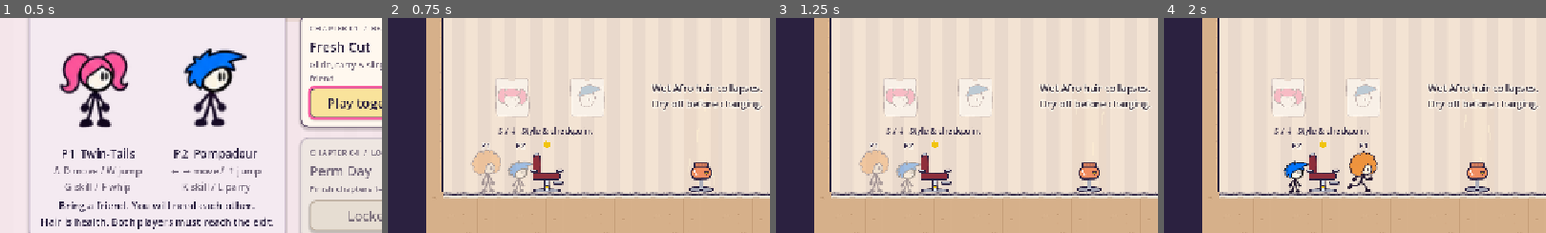
Above: before the commit, frames 1-4 (left to right).
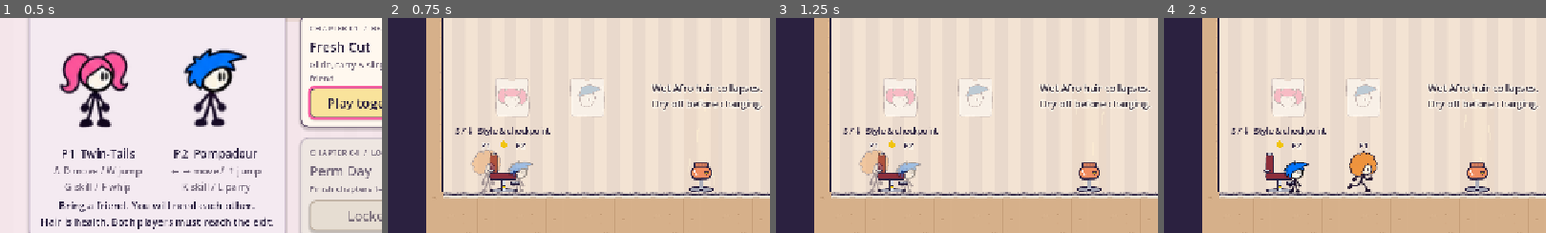
Above: after the commit, the same moments.

Repository: ZSYUYIIE/ohnomyhair
Game: Godot game, scene res://scenes/ui/main_menu.tscn
Same seed, same stepped clock (60 frames per second), same inputs: the game is played once before the commit and once after it.
Inputs (mouse positions are % of the whole screen's width and height, from its top left):
- Up to frame 1 (0.5 s): no input
- Up to frame 2 (0.75 s): click "Style Lab" at 0.5 s
- Up to frame 3 (1.25 s): no input
- Up to frame 4 (2 s): tap Enter (ui_accept) at 1.25 s; move the mouse to (72, 45) at 1.27 s; hold D (p1_right) from 1.28 s (still down); tap Z at 1.35 s; click (72, 45) at 1.42 s; tap W (p1_jump) at 1.52 s
The pictures show only the part of the screen within x 0-50%, y 35-85%; the shares and areas given below are measured in that part.

Frame 1 is identical in both runs. In frame 2, 2.1% of the frame differs, in the area x 17-54%, y 50-81%; in frame 3, 2.1%; in frame 4, 2.0%.

Commit message:
Preserve chapter records and restore styling checkpoints safely

Diff:
--- a/scenes/levels/level_04.tscn
+++ b/scenes/levels/level_04.tscn
@@ -407,9 +407,9 @@
 
 [node name="Hint11" type="Label" parent="Rooms/Room3" unique_id=989475421]
 offset_left = 380.0
-offset_top = 470.0
+offset_top = 420.0
 offset_right = 380.0
-offset_bottom = 470.0
+offset_bottom = 420.0
 theme_override_font_sizes/font_size = 18
 theme_override_colors/font_color = Color(0.23137255, 0.19607843, 0.2509804, 1)
 theme_override_colors/font_outline_color = Color(1, 0.98, 0.94, 0.85)
--- a/scenes/systems/level.gd
+++ b/scenes/systems/level.gd
@@ -210,7 +210,7 @@
 		var station := StyleChair.new()
 		station.level = self
 		station.name = "StylingStation"
-		station.position = (room.get_node("SpawnP1").position + room.get_node("SpawnP2").position) / 2 + Vector2(80, 22)
+		station.position = (room.get_node("SpawnP1").position + room.get_node("SpawnP2").position) / 2 + Vector2(0, 22)
 		room.add_child(station)
 		for child in room.get_children():
 			if child is BarberBot:
@@ -241,7 +241,9 @@
 		players[i].set_hair(styles[i])
 		players[i].heal(players[i].max_hp)
 		players[i].dry()
-		positions.append(_active_chair.global_position + Vector2(-24 if i == 0 else 24, -22))
+		# A restart resets the room's obstacles too. Use its authored safe starts:
+		# fixed offsets from the chair can land inside a tower or on a hot iron.
+		positions.append(rooms[room_index].spawn_point(players[i].player_id))
 	_checkpoint = {"room": room_index, "hair": styles.duplicate(), "positions": positions}
 	show_banner("Fresh styles. Room checkpoint saved!", 1.8)
 
--- a/scenes/systems/progress.gd
+++ b/scenes/systems/progress.gd
@@ -4,14 +4,15 @@
 ## Level 1 is always unlocked; later levels require every preceding level cleared.
 
 const LEVELS: Array[Dictionary] = [
-	{"path": "res://scenes/levels/level_01.tscn", "title": "Fresh Cut"},
-	{"path": "res://scenes/levels/level_02.tscn", "title": "Return to Sender"},
-	{"path": "res://scenes/levels/level_03.tscn", "title": "Wash & Blow-Dry"},
-	{"path": "res://scenes/levels/level_04.tscn", "title": "Perm Day"},
-	{"path": "res://scenes/levels/level_05.tscn", "title": "Extensions"},
-	{"path": "res://scenes/levels/level_06.tscn", "title": "The Barber"},
+	{"id": "fresh_cut", "path": "res://scenes/levels/level_01.tscn", "title": "Fresh Cut"},
+	{"id": "return_to_sender", "path": "res://scenes/levels/level_02.tscn", "title": "Return to Sender"},
+	{"id": "wash_and_blow_dry", "path": "res://scenes/levels/level_03.tscn", "title": "Wash & Blow-Dry"},
+	{"id": "perm_day", "path": "res://scenes/levels/level_04.tscn", "title": "Perm Day"},
+	{"id": "extensions", "path": "res://scenes/levels/level_05.tscn", "title": "Extensions"},
+	{"id": "the_barber", "path": "res://scenes/levels/level_06.tscn", "title": "The Barber"},
 ]
 const MAIN_MENU := "res://scenes/ui/main_menu.tscn"
+const SAVE_VERSION := 2
 
 ## Tests point this somewhere else so they don't touch the player's save.
 static var save_path := "user://progress.cfg"
@@ -49,7 +50,7 @@
 
 ## Records a clear; returns true if it set a new best time.
 static func record_clear(index: int, seconds: float, deaths: int) -> bool:
-	if index < 0:
+	if index < 0 or index >= LEVELS.size():
 		return false
 	var cfg := _load()
 	var key := _key(index)
@@ -65,7 +66,9 @@
 
 
 static func reset() -> void:
-	ConfigFile.new().save(save_path)
+	var cfg := ConfigFile.new()
+	cfg.set_value("save", "version", SAVE_VERSION)
+	cfg.save(save_path)
 
 
 ## "1:05.3"
@@ -76,10 +79,29 @@
 
 
 static func _key(index: int) -> String:
-	return "level_%d" % (index + 1)
+	return LEVELS[index].id if index >= 0 and index < LEVELS.size() else ""
 
 
 static func _load() -> ConfigFile:
 	var cfg := ConfigFile.new()
 	cfg.load(save_path)
+	if cfg.get_value("save", "version", 1) < SAVE_VERSION:
+		# In the four-chapter release level_4 was The Barber, before the two new
+		# chapters were inserted. Stable chapter IDs prevent future reorderings
+		# from granting a clear to an entirely different level.
+		var legacy_ids := ["fresh_cut", "return_to_sender", "wash_and_blow_dry",
+			"the_barber", "extensions", "the_barber"]
+		for i in legacy_ids.size():
+			var old_key := "level_%d" % (i + 1)
+			for field in ["best_time", "best_deaths"]:
+				if not cfg.has_section_key(old_key, field):
+					continue
+				var value = cfg.get_value(old_key, field)
+				var existing = cfg.get_value(legacy_ids[i], field, -1)
+				if existing < 0 or value < existing:
+					cfg.set_value(legacy_ids[i], field, value)
+			if cfg.has_section(old_key):
+				cfg.erase_section(old_key)
+		cfg.set_value("save", "version", SAVE_VERSION)
+		cfg.save(save_path)
 	return cfg
--- /dev/null
+++ b/tests/test_boss_pairs.gd
@@ -0,0 +1,71 @@
+extends PlayBot
+## Physical route for every allowed finale pair: use a real launch, spring or hook
+## to reach the corner, bait a real wall crash, and drop onto Tony's knob.
+## Fixed starting positions and temporary immunity isolate route geometry from
+## survival AI. No injected daze, projectile or direct stomp callback is used.
+const Finale := preload("res://scenes/levels/level_06.tscn")
+
+func _run() -> void:
+	for pair in StyleRules.pairs(PackedInt32Array([0, 1, 2, 3])):
+		await _pair_route(pair)
+	finish()
+
+func _pair_route(pair: Array) -> void:
+	for action in InputMap.get_actions(): Input.action_release(action)
+	await load_level(Finale, 2)
+	var room := level.rooms[2]
+	var origin := room.global_position.x
+	var label := "%s + %s" % [StyleRules.hair_name(pair[0]), StyleRules.hair_name(pair[1])]
+	level.open_styling(room.get_node("StylingStation"))
+	level.styling_menu.choose(0, pair[0])
+	level.styling_menu.choose(1, pair[1])
+	level.styling_menu.commit()
+	check(p1.hair == pair[0] and p2.hair == pair[1], label + ": chair applies the distinct pair")
+	var boss: BarberBot = room.get_node("BarberBot")
+	boss.process_mode = Node.PROCESS_MODE_DISABLED
+	boss.position = Vector2(500, 608)
+	boss.velocity = Vector2.ZERO
+	for p in [p1, p2]: p.make_invincible(60)
+	var actor: Player
+	var base: Player
+	if Player.Hair.LONG_STRAIGHT in pair:
+		actor = p1 if p1.hair == Player.Hair.LONG_STRAIGHT else p2
+		base = actor.teammate()
+		actor.respawn_at(Vector2(origin + 130, 586))
+		base.respawn_at(Vector2(origin + 250, 586))
+		await _ticks(5)
+		hold(actor, "jump", true)
+		await _ticks(9)
+		hold(actor, "skill", true)
+		await wait_until(func(): return actor.global_position.y < 360, 60)
+		hold(actor, "skill", false)
+		hold(actor, "jump", false)
+		hold(actor, "left", true)
+		await wait_until(func(): return actor.global_position.x < origin + 95, 60)
+		hold(actor, "left", false)
+	else:
+		var support := Player.Hair.POMPADOUR if Player.Hair.POMPADOUR in pair else Player.Hair.AFRO
+		base = p1 if p1.hair == support else p2
+		actor = base.teammate()
+		base.respawn_at(Vector2(origin + 80, 586))
+		actor.respawn_at(Vector2(origin + 80, 542))
+		await _ticks(10)
+		if support == Player.Hair.AFRO:
+			hold(base, "skill", true)
+			await _ticks(40)
+			hold(base, "skill", false)
+		else:
+			await tap(base, "skill")
+	await _ticks(10)
+	var reached := await wait_until(func(): return actor.is_on_floor() and actor.global_position.y < 400, 180)
+	check(reached, label + ": reaches the high corner using its equipped ability")
+	if not reached: return
+	# Keep the other friend on the left to bait Tony towards the corner wall.
+	base.respawn_at(Vector2(origin + 250, 586))
+	for p in [p1, p2]: p.make_invincible(60)
+	boss.process_mode = Node.PROCESS_MODE_INHERIT
+	check(await wait_until(func(): return boss.state == BarberBot.State.DAZED, 300), label + ": charge crashes into the wall without a parry")
+	var hp_before := boss.hp
+	hold(actor, "down", true)
+	check(await wait_until(func(): return boss.hp < hp_before, 100), label + ": dropping from the corner physically stomps the dazed boss")
+	hold(actor, "down", false)
--- /dev/null
+++ b/tests/test_checkpoints.gd
@@ -0,0 +1,30 @@
+extends PlayBot
+## Every campaign chair must restore both players to safe authored ground, including
+## the Extensions tower and the finale's timed flat iron. Uses an isolated test save.
+
+func _run() -> void:
+	for chapter in Progress.LEVELS:
+		var scene: PackedScene = load(chapter.path)
+		var probe: Level = scene.instantiate()
+		var count := probe.get_node("Rooms").get_child_count()
+		probe.free()
+		for index in count:
+			await load_level(scene, index)
+			var room := level.rooms[index]
+			var label := "%s / %s" % [chapter.title, room.title]
+			var chair: Area2D = room.get_node("StylingStation")
+			level.open_styling(chair)
+			check(paused and level.styling_menu.visible, label + ": chair reachable from both starts")
+			if not paused:
+				continue
+			level.styling_menu.choose(0, p2.hair)
+			level.styling_menu.choose(1, p1.hair)
+			level.styling_menu.commit()
+			var pair := [p1.hair, p2.hair]
+			level.restart_room()
+			# Wait beyond a complete hot-iron cycle; spawn invulnerability doesn't
+			# protect against lethal hazard Areas or being embedded in a tower.
+			await _ticks(240)
+			check(p1.alive and p2.alive and level.deaths == 0 and not paused, label + ": checkpoint survives idle restart")
+			check(p1.is_on_floor() and p2.is_on_floor() and p1.hair == pair[0] and p2.hair == pair[1], label + ": chosen pair lands on safe ground")
+	finish()
--- a/tests/test_menu.gd
+++ b/tests/test_menu.gd
@@ -15,6 +15,7 @@
 
 func _run() -> void:
 	Progress.save_path = "user://test_menu_progress.cfg"
+	_legacy_save()
 	Progress.reset()
 
 	var menu: MainMenu = await _open_menu()
@@ -134,6 +135,27 @@
 	quit(1 if failed > 0 else 0)
 
 
+func _legacy_save() -> void:
+	var legacy := ConfigFile.new()
+	for i in 4:
+		legacy.set_value("level_%d" % (i + 1), "best_time", 60.0 + i)
+		legacy.set_value("level_%d" % (i + 1), "best_deaths", i)
+	legacy.save(Progress.save_path)
+	check(Progress.is_cleared(0) and Progress.best_time(2) == 62.0, "legacy save preserves the first three chapter records")
+	check(not Progress.is_cleared(3) and not Progress.is_cleared(4), "old boss clear does not count as either new chapter")
+	check(Progress.is_unlocked(3) and not Progress.is_unlocked(4) and not Progress.is_unlocked(5), "legacy save must play both new chapters before returning to the finale")
+	check(Progress.best_time(5) == 63.0 and Progress.best_deaths(5) == 3, "old boss records move to The Barber's stable ID")
+	Progress.record_clear(3, 45.0, 0)
+	check(Progress.best_time(3) == 45.0 and Progress.best_time(5) == 63.0, "new chapter clear cannot overwrite the migrated boss record")
+	check(Progress.is_unlocked(4) and not Progress.is_unlocked(5), "clearing Perm Day unlocks Extensions only")
+	Progress.record_clear(4, 50.0, 0)
+	check(Progress.is_unlocked(5), "clearing both new chapters unlocks the preserved finale")
+	var saved := ConfigFile.new()
+	saved.load(Progress.save_path)
+	check(saved.get_value("save", "version", 0) == Progress.SAVE_VERSION and not saved.has_section("level_4"), "migration persists its version and removes ambiguous positional records")
+	check(Progress.best_time(5) == 63.0, "reloading a migrated save preserves its records")
+
+
 func _open_menu() -> MainMenu:
 	var menu: MainMenu = MenuScene.instantiate()
 	root.add_child(menu)
--- a/tools/build_level_04.gd
+++ b/tools/build_level_04.gd
@@ -102,6 +102,6 @@
 	rb.gate("Bell behind the dispenser line", ["parry"])
 	rb.gate("Bell past the friends", ["catch_return"])
 	rb.hint("Two bells. The door needs both.", Vector2(560, 200))
-	rb.hint("{pomp}: parry ({pomp.attack}) on the yellow stripes", Vector2(380, 470))
+	rb.hint("{pomp}: parry ({pomp.attack}) on the yellow stripes", Vector2(380, 420))
 	rb.hint("{afro}: wait in the trench, HOLD {afro.attack} to catch a BLUE scissor,\nturn around, and let go: it flies back the other way!", Vector2(40, 330))
 	return rb
--- a/tools/build_level_06.gd
+++ b/tools/build_level_06.gd
@@ -91,7 +91,7 @@
 		label.add_theme_font_size_override("font_size", 18)
 		after.add_child(label)
 	rb.link(chair, "swapped", after, "show")
-	# HP carries through the level: top up before the boss.
+	# Recover from damage taken in this room. Entering the next room heals both friends.
 	rb.tonic("Tonic", 34, 12)
 	rb.gate("Barber's chair tunnel (swaps roles)", ["walk"])
 	rb.gate("Gel wall shielding the room", ["dash_gel"])
Not shown, added: tests/test_boss_pairs.gd.uid
Not shown, added: tests/test_checkpoints.gd.uid
Not shown, changed: README.md
Not shown, changed: docs/design/roster_and_chapters.md
